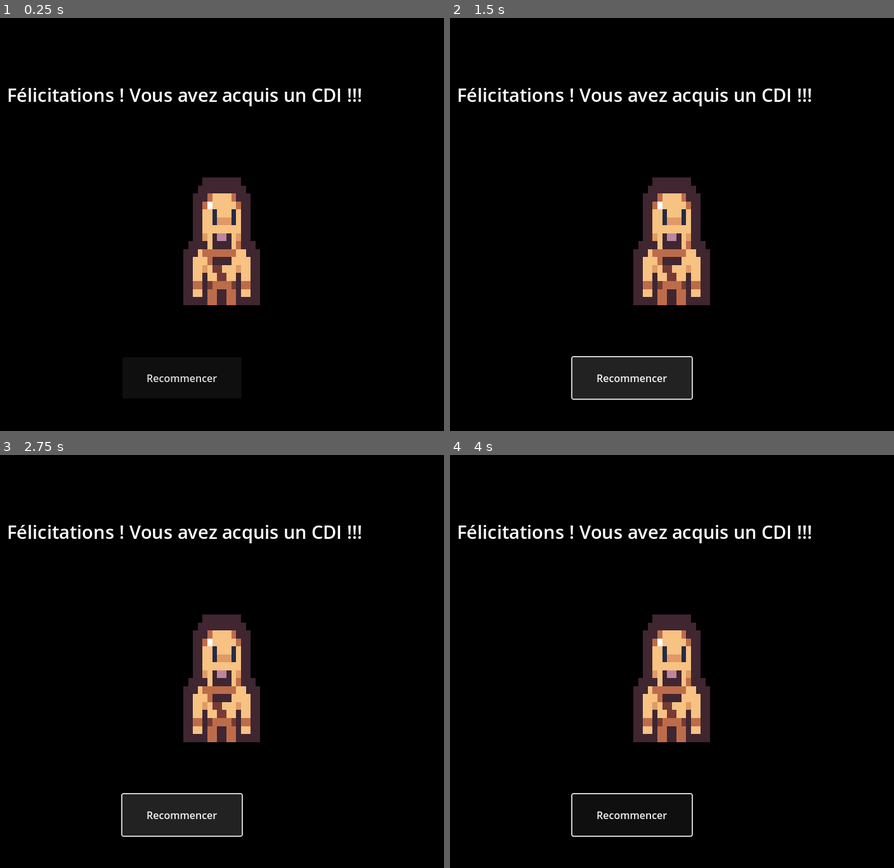
Above: before the commit, frames 1-4 (two rows, left to right).
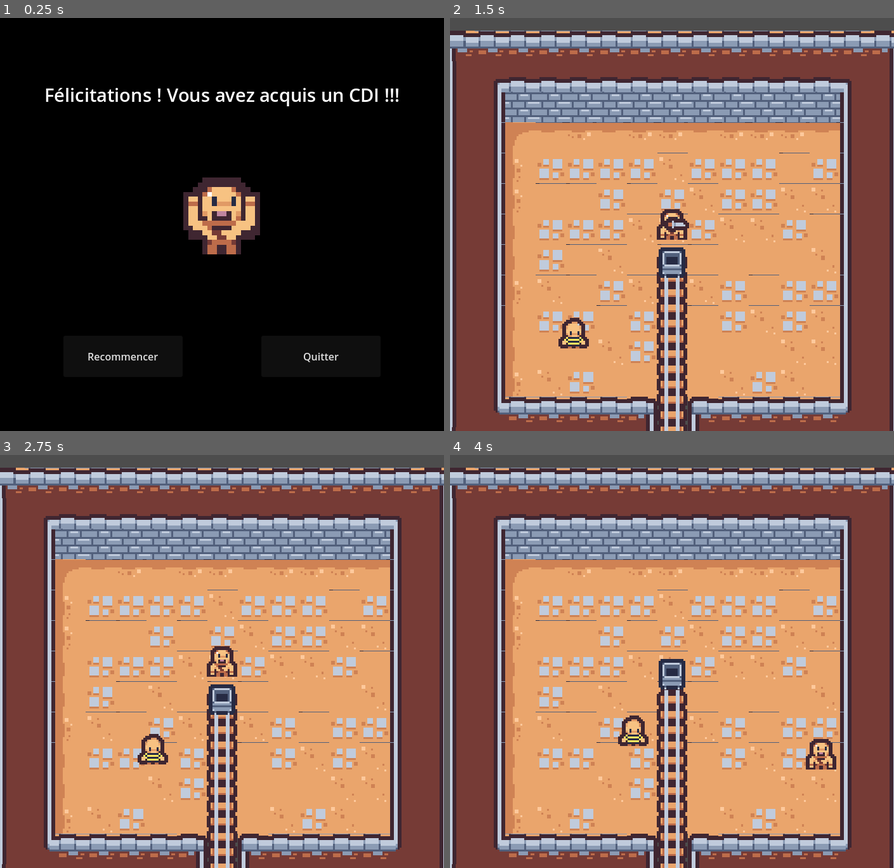
Above: after the commit, the same moments.

Repository: Simon-Hubert/BagneCart
Game: Godot game, scene res://scenes/end_scene.tscn
Same seed, same stepped clock (60 frames per second), same inputs: the game is played once before the commit and once after it. This scene is started directly instead of the project's main scene.
Inputs (mouse positions are in pixels of both pictures, inside the frame that each line leads up to):
- Up to frame 1 (0.25 s): no input
- Up to frame 2 (1.5 s): click "Recommencer" at 0.5 s; click (632, 377) at 1.25 s, where only the run before the commit has a clickable "Recommencer"
- Up to frame 3 (2.75 s): click (182, 814) at 2 s, where only the run before the commit has a clickable "Recommencer"
- Up to frame 4 (4 s): move the mouse to (769, 640) at 2.77 s; hold Right (Right) 2.78-3.53 s; click (769, 640) at 2.85 s; move the mouse to (583, 682) at 3.52 s; hold Down (Down) from 3.53 s (still down); tap E (Interact) at 3.6 s

The runs differ from the first frame. In frame 1, 6.0% of the frame differs, in the area x 1-90%, y 16-89%; in frame 2, 100%, in the area x 0-100%, y 0-100%; in frame 3, 100%; in frame 4, 100%.
Error before the commit: Invalid call. Nonexistent function 'change_scene' in base 'SceneTree'. (res://scripts/UI/end_scene.gd:13)
Error after the commit: Cannot call method 'instantiate' on a null value. (res://scripts/hud.gd:35)

Commit message:
[FIX] Enemy shoot proj + UI scenes

Diff:
--- a/scenes/Enemy/enemy.tscn
+++ b/scenes/Enemy/enemy.tscn
@@ -19,7 +19,6 @@
 [sub_resource type="Resource" id="Resource_8qclf"]
 script = ExtResource("2_rsyu2")
 sprite_texture = ExtResource("4_8qclf")
-is_shooting = false
 metadata/_custom_type_script = "uid://b36ypy26k4yad"
 
 [sub_resource type="Resource" id="Resource_w8i8w"]
@@ -45,7 +44,6 @@
 sprite_texture = ExtResource("7_wtq4b")
 speed = 7.0
 max_accel = 14.0
-is_shooting = false
 metadata/_custom_type_script = "uid://b36ypy26k4yad"
 
 [sub_resource type="Resource" id="Resource_j0cyh"]
@@ -53,7 +51,6 @@
 sprite_texture = ExtResource("8_j0cyh")
 speed = 7.0
 max_accel = 14.0
-is_shooting = false
 metadata/_custom_type_script = "uid://b36ypy26k4yad"
 
 [sub_resource type="RectangleShape2D" id="RectangleShape2D_614tr"]
--- a/scenes/end_scene.tscn
+++ b/scenes/end_scene.tscn
@@ -73,6 +73,7 @@
 grow_vertical = 2
 theme_override_font_sizes/font_size = 29
 text = "Félicitations ! Vous avez acquis un CDI !!!"
+horizontal_alignment = 1
 
 [node name="TextureRect2" type="TextureRect" parent="CanvasLayer"]
 anchors_preset = -1
@@ -87,6 +88,7 @@
 grow_horizontal = 2
 grow_vertical = 2
 texture = ExtResource("2_85q8e")
+stretch_mode = 4
 
 [node name="AnimationPlayer" type="AnimationPlayer" parent="CanvasLayer"]
 libraries = {
@@ -94,18 +96,29 @@
 }
 
 [node name="RestartButton" type="Button" parent="CanvasLayer"]
-offset_left = 193.0
-offset_top = 534.0
-offset_right = 381.0
-offset_bottom = 599.0
+anchors_preset = 2
+anchor_top = 1.0
+anchor_bottom = 1.0
+offset_left = 100.0
+offset_top = -150.0
+offset_right = 288.0
+offset_bottom = -85.0
+grow_vertical = 0
 theme = ExtResource("4_fjxr3")
 text = "Recommencer"
 
 [node name="QuitButton" type="Button" parent="CanvasLayer"]
-offset_left = 728.0
-offset_top = 544.0
-offset_right = 916.0
-offset_bottom = 609.0
+anchors_preset = 3
+anchor_left = 1.0
+anchor_top = 1.0
+anchor_right = 1.0
+anchor_bottom = 1.0
+offset_left = -288.0
+offset_top = -150.0
+offset_right = -100.0
+offset_bottom = -85.0
+grow_horizontal = 0
+grow_vertical = 0
 theme = ExtResource("4_fjxr3")
 text = "Quitter"
 
--- a/scenes/game_over_scene.tscn
+++ b/scenes/game_over_scene.tscn
@@ -48,20 +48,32 @@
 grow_horizontal = 2
 grow_vertical = 2
 texture = ExtResource("3_lt2b8")
+stretch_mode = 4
 
 [node name="RestartButton" type="Button" parent="CanvasLayer"]
-offset_left = 193.0
-offset_top = 534.0
-offset_right = 381.0
-offset_bottom = 599.0
+anchors_preset = 2
+anchor_top = 1.0
+anchor_bottom = 1.0
+offset_left = 100.0
+offset_top = -150.0
+offset_right = 288.0
+offset_bottom = -85.0
+grow_vertical = 0
 theme = ExtResource("5_u4r2o")
 text = "Recommencer"
 
 [node name="QuitButton" type="Button" parent="CanvasLayer"]
-offset_left = 728.0
-offset_top = 544.0
-offset_right = 916.0
-offset_bottom = 609.0
+anchors_preset = 3
+anchor_left = 1.0
+anchor_top = 1.0
+anchor_right = 1.0
+anchor_bottom = 1.0
+offset_left = -288.0
+offset_top = -150.0
+offset_right = -100.0
+offset_bottom = -85.0
+grow_horizontal = 0
+grow_vertical = 0
 theme = ExtResource("5_u4r2o")
 text = "Quitter"
 
--- a/scenes/test_scene.tscn
+++ b/scenes/test_scene.tscn
@@ -17,6 +17,9 @@
 [node name="MainScene" type="Node2D"]
 
 [node name="GameManager" parent="." instance=ExtResource("5_gthg3")]
+
+[node name="QuestManager" parent="GameManager" index="0"]
+npc_number = 1
 
 [node name="Timer" type="Timer" parent="GameManager/QuestManager" index="0"]
 wait_time = 0.1
@@ -55,22 +58,10 @@
 [node name="hud" parent="." instance=ExtResource("7_hf2sn")]
 
 [node name="NPC_spawn_point" parent="." instance=ExtResource("8_qq5q4")]
-position = Vector2(-245, 26)
+position = Vector2(-59, 82)
 
 [node name="NPC_spawn_point2" parent="." instance=ExtResource("8_qq5q4")]
-position = Vector2(-32, 49)
-
-[node name="NPC_spawn_point3" parent="." instance=ExtResource("8_qq5q4")]
-position = Vector2(-36, 161)
-
-[node name="NPC_spawn_point4" parent="." instance=ExtResource("8_qq5q4")]
-position = Vector2(-258, 152)
-
-[node name="NPC_spawn_point5" parent="." instance=ExtResource("8_qq5q4")]
-position = Vector2(-34, -156)
-
-[node name="NPC_spawn_point6" parent="." instance=ExtResource("8_qq5q4")]
-position = Vector2(-256, -165)
+position = Vector2(-45, -81)
 
 [node name="HealthPickup" parent="." instance=ExtResource("9_gah1j")]
 position = Vector2(-179, -23)
--- a/scripts/UI/end_scene.gd
+++ b/scripts/UI/end_scene.gd
@@ -1,16 +1,16 @@
 extends Node2D
 
-const MAIN_SCENE_PATH : String = ""
+const MAIN_SCENE_PATH : String = "res://scenes/main_scene (2).tscn"
 
 @export var animation : AnimationPlayer
 
 func _ready() -> void:
-	if !animation:
+	if animation:
 		animation.play("Happy")
 
 ##Restart the game
 func _on_restart_button():
-	get_tree().change_scene(MAIN_SCENE_PATH)
+	get_tree().change_scene_to_file(MAIN_SCENE_PATH)
 
 ##Quit the game
 func _on_quit_button():
